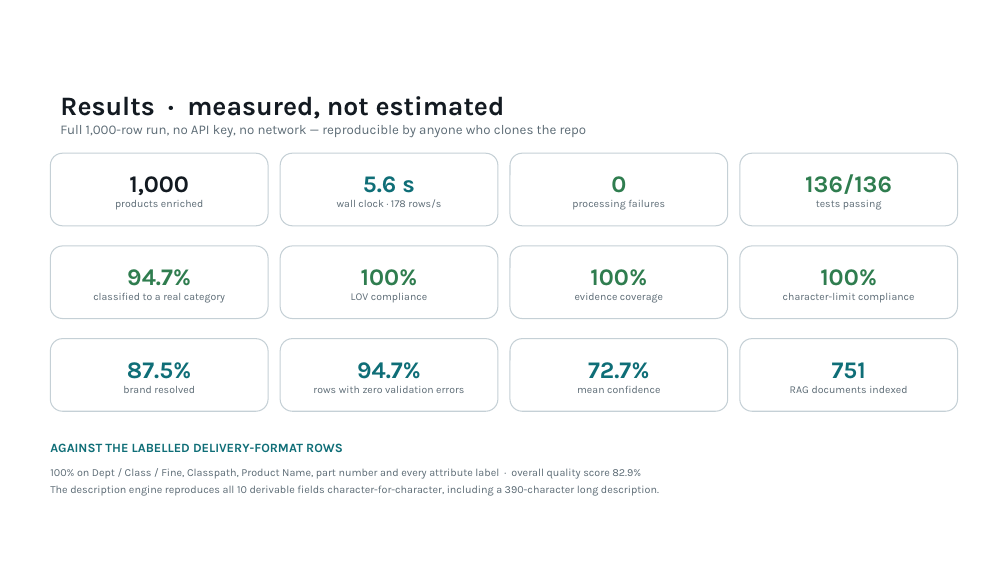
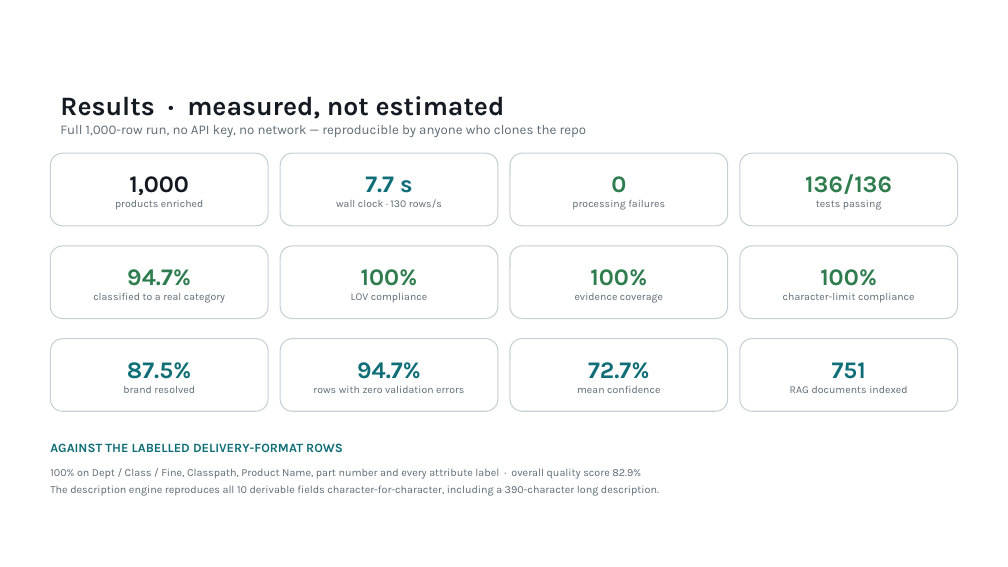
Before and after one commit to kumarrishuraj/unilog-ai-product-intelligence, a slide deck: slide 16 of UniHack_Unilog_Product_Intelligence.pptx. Drawn at 1008x567 pixels with LibreOffice and Linux fonts; fonts in the diff are those of the drawing; background and template pictures are left out. Boxes give left, top, right and bottom in pixels: in the first picture for what was removed or moved away, otherwise in the second. Text is boxed around its words. In the diff, an @@ line names an element or a change of style, - is before the commit and + after.

```diff
--- a/UniHack_Unilog_Product_Intelligence.pptx
+++ b/UniHack_Unilog_Product_Intelligence.pptx
@@ text in rounded rectangle at (x1=336, y1=176, x2=442, y2=208): text changed @@
-5.6 s
-wall clock · 178 rows/s
+7.7 s
+wall clock · 130 rows/s
```
Also in this commit, not shown: 4 other slides changed, 5 other files.
